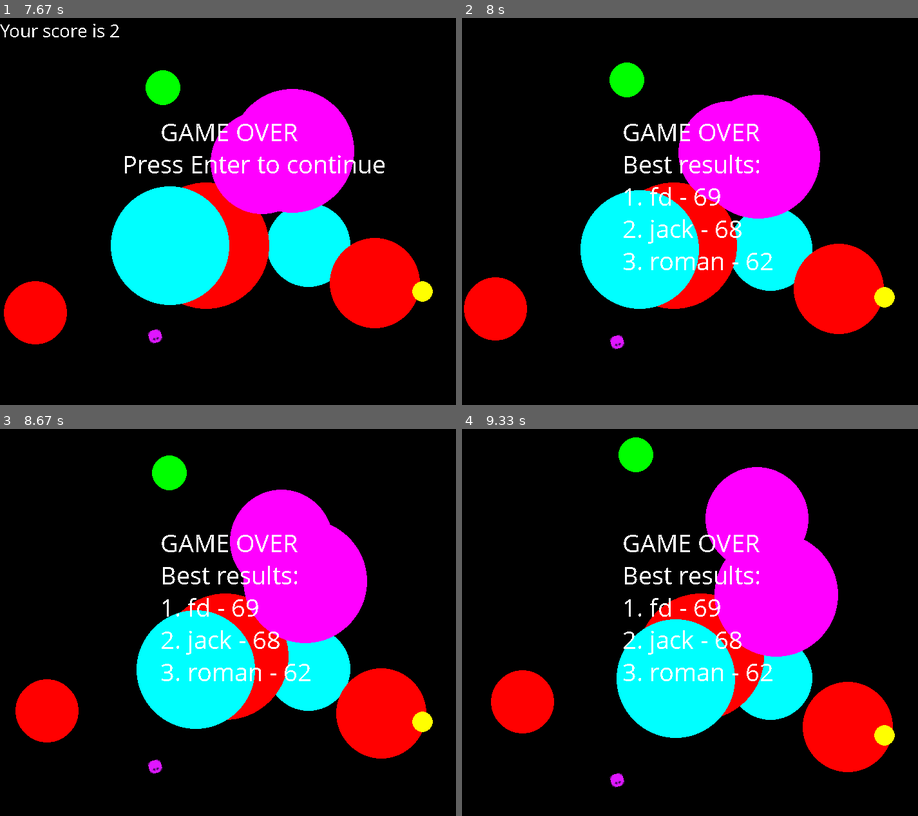
Above: before the commit, frames 1-4 (two rows, left to right).
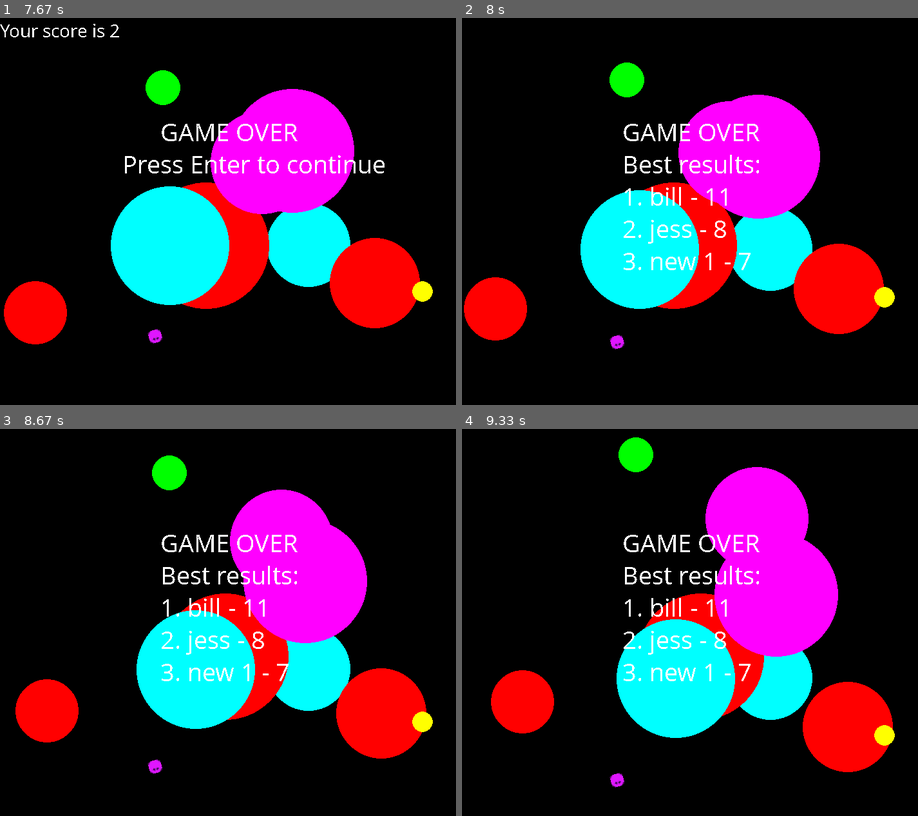
Above: after the commit, the same moments.

Repository: RShveda/pygame-practice
Game: pygame game, started from catch-ball-game/catch_ball.py
The game is run twice, just before and just after one commit, with the same random seed, the same clock (stepped at 60 frames per second) and the same inputs.
Inputs (mouse positions are in pixels of both pictures, inside the frame that each line leads up to):
- Up to frame 1 (7.67 s): move the mouse to (310, 296) at 1.23 s; click (310, 296) at 1.37 s; move the mouse to (269, 79) at 3.9 s; click (269, 79) at 4.03 s
- Up to frame 2 (8 s): tap Enter at 7.8 s
- Up to frame 3 (8.67 s): no input
- Up to frame 4 (9.33 s): no input

Frame 1 is identical in both runs. In frame 2, 0.8% of the frame differs, in the area x 41-69%, y 43-66%; in frame 3, 0.8%; in frame 4, 0.8%.

Commit message:
Catch ball views refactoring. Added comments to views.

Diff:
--- a/catch-ball-game/catch_ball.py
+++ b/catch-ball-game/catch_ball.py
@@ -58,5 +58,6 @@
         screen.fill(cons.BLACK)
     pygame.quit()
 
+
 if __name__ == '__main__':
     main()
--- a/catch-ball-game/controllers.py
+++ b/catch-ball-game/controllers.py
@@ -22,16 +22,16 @@
     x = randint(100, cons.WIDTH - 100)
     y = randint(100, cons.HEIGHT - 100)
     if random() < 0.1:
+        is_ball = False
         img_filename = choice(cons.CREEP_FILENAMES)
-        is_ball = False
         image = pygame.image.load(img_filename).convert_alpha()
         image_width, image_height = image.get_size()
         radius = int((image_height + image_width)/4)
         balls.append((is_ball, (x, y), (x_direction, y_direction), radius, img_filename))
     else:
+        is_ball = True
+        color = cons.COLORS[randint(0, 5)]
         radius = randint(10, 100)
-        color = cons.COLORS[randint(0, 5)]
-        is_ball = True
         balls.append((is_ball, (x, y), (x_direction, y_direction), radius, color))
 
 
@@ -46,8 +46,8 @@
     speed = 5
     for key, ball in enumerate(balls):
         is_ball, coords, direction, radius, fill = ball
-        ball = shift_ball(ball, speed)
-        new_direction, new_coords = bounce_off_walls(ball)
+        shifted_ball = shift_ball(ball, speed)
+        new_direction, new_coords = bounce_off_walls(shifted_ball)
         balls[key] = (is_ball, new_coords, new_direction, radius, fill)
         if ball[0]:
             color = fill
@@ -121,9 +121,9 @@
     return score
 
 
-def add_to_ranking(score: int, player_name: str, scores_data:list):
+def add_to_ranking(score: int, player_name: str, scores_data: list):
     """
-    Helper function to check if final score is qualified for Top3 and insert it in appropriate
+    Helper function to insert player result into top 3 list.
     position.
     :param score: player final score
     :param player_name: player name
--- a/catch-ball-game/scores.json
+++ b/catch-ball-game/scores.json
@@ -1 +1 @@
-[{"name": "fd", "score": 69}, {"name": "jack", "score": 68}, {"name": "roman", "score": 62}]
+[{"name": "bill", "score": 11}, {"name": "jess", "score": 8}, {"name": "new 1", "score": 7}]
--- a/catch-ball-game/views.py
+++ b/catch-ball-game/views.py
@@ -3,21 +3,38 @@
 import constants as cons
 
 
-def draw_scoreboard(screen, score):
+def draw_scoreboard(screen: pygame.Surface, score: int):
+    """
+    Function that draw current player score in top left corner of game screen
+    :param screen: game screen
+    :param score: current player score
+    :return:
+    """
     text = "Your score is {}".format(score)
     myfont = pygame.font.SysFont('Comic Sans MS', 30)
     textsurface = myfont.render(text, False, (255, 255, 255))
     screen.blit(textsurface, (0, 0))
 
 
-def rotate_image(image, direction):
+def rotate_image(image: pygame.Surface, direction: tuple):
+    """
+    Function that rotates image (of creep) according to its direction.
+    :param image: creep image
+    :param direction: creep direction, where it is facing
+    :return: return rotated image
+    """
     v = np.array(direction)
     direction_angle = np.arctan2(v[1], v[0]) / np.pi * 180
     image = pygame.transform.rotate(image, -direction_angle)
     return image
 
 
-def blit_creep(screen, ball):
+def blit_creep(screen: pygame.Surface, ball: tuple):
+    """
+    Function which draw creep on a game screen. Creep center is located at its coordinates.
+    :param screen: game screen
+    :param ball: ball of creep type
+    """
     coords = ball[1]
     direction = ball[2]
     img_name = ball[4]
@@ -30,7 +47,13 @@
     screen.blit(image, draw_pos)
 
 
-def text_area(text, surface, position):
+def text_area(text: str, surface: pygame.Surface, position: float):
+    """
+    Helper function to write text over Game Over Screen.
+    :param text: text to be written
+    :param surface: game_over screen surface
+    :param position: relative position (0 is on very top, 1 is under 0)
+    """
     width, height = surface.get_size()
     color = (255, 255, 255)
     font = pygame.font.SysFont('Comic Sans MS', 40)
@@ -40,28 +63,45 @@
     surface.blit(text_surface, coords)
 
 
-def game_over_view(screen, score, player_name, scores_data, show_ranking):
+def game_over_view(screen: pygame.Surface, score: int, player_name: str,
+                   scores_data: list, show_ranking: bool):
+    """
+    Function that draw game over screen and updates its content dynamically. Generally there are
+    three layouts: 1) player name input - if player got into top 3; 2) show game over - if player did not
+    score to top 3; 3) show_top_rank - shows in any case before exiting from game
+    :param screen: game main screen
+    :param score: player current score
+    :param player_name: player name
+    :param scores_data: list of top 3 results
+    :param show_ranking: flag that tells when to proceed to showing top 3 ranking
+    """
     gameover_surface = pygame.Surface((cons.WIDTH/1.5, cons.HEIGHT/2), pygame.SRCALPHA)
     gameover_surface_size = gameover_surface.get_size()
     text_area("GAME OVER", gameover_surface, 0)
     player_rank = is_winner(score, scores_data)
-    if player_rank is not False:  # player_name_input
+    if player_rank:  # player_name_input
         text_area("You got into TOP 3!", gameover_surface, 0.5)
         text_area("Type your name:", gameover_surface, 1)
         text_area("{}_".format(player_name), gameover_surface, 2)
     else:
-        if not show_ranking: # show_game_over
+        if not show_ranking:  # show_game_over
             text_area("Press Enter to continue", gameover_surface, 0.5)
-        else: # show_top_rank
+        else:  # show_top_rank
             text_area("Best results:", gameover_surface, 0.5)
             for position, record in enumerate(scores_data):
-                text_area(str(position+1) + ". {} - {}".format(record["name"], record["score"]), gameover_surface, position*0.5+1)
+                text_area(str(position+1) + ". {} - {}".format(record["name"], record["score"]),
+                          gameover_surface, position*0.5+1)
     coords = ((cons.WIDTH - gameover_surface_size[0])/2, (cons.HEIGHT - gameover_surface_size[1])/2)
     screen.blit(gameover_surface, coords)
 
 
-def is_winner(score, scores_data):
+def is_winner(score: int, scores_data: list) -> int:
+    """
+    Helper function which check if player got into top 3.
+    :param score: current player score
+    :param scores_data: current top 3 list
+    :return: if player have top result return True
+    """
     for position, record in enumerate(scores_data):
         if score > record["score"]:
-            return position
-    return False
+            return True
